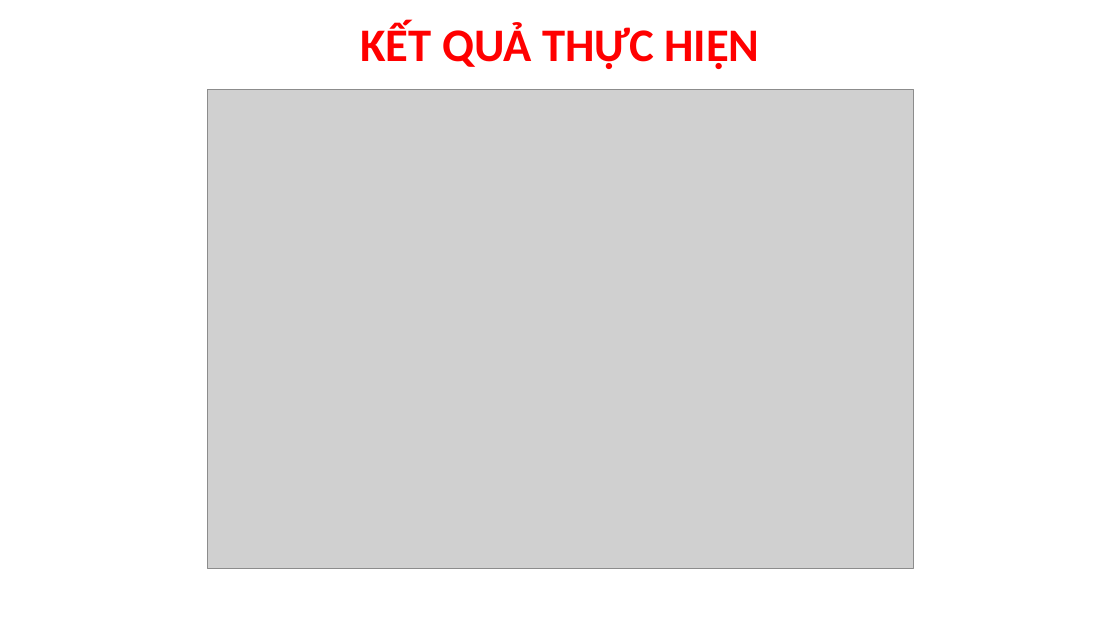
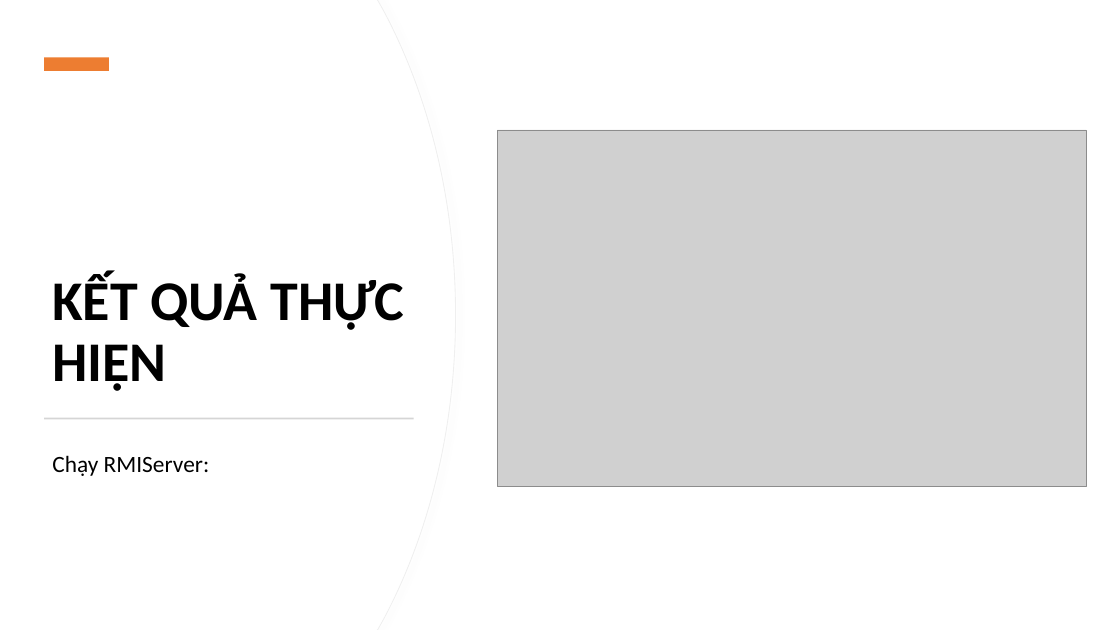
Before and after one commit to brucelee7/exam, a slide deck: slide 17 of SLIDE BAO CAO DE TAI.pptx (slide 11 before the commit). Drawn at 1120x630 pixels with LibreOffice and Linux fonts; fonts in the diff are those of the drawing; grey boxes stand for pictures. Boxes give left, top, right and bottom in pixels: in the first picture for what was removed or moved away, otherwise in the second. Text is boxed around its words. In the diff, an @@ line names an element or a change of style, - is before the commit and + after.

```diff
--- a/SLIDE BAO CAO DE TAI.pptx
+++ b/SLIDE BAO CAO DE TAI.pptx
@@ freeform shape added at (0, 0, 455, 630), fill #FFFFFF, outline #EFEFEF 0.75 pt @@
@@ freeform shape added at (0, 0, 455, 630), fill #FFFFFF @@
@@ rectangle added at (44, 58, 109, 71), fill #ED7D31 @@
@@ picture removed at (207, 89, 912, 569) @@
@@ text "KẾT QUẢ THỰC HIỆN": place and size @@
-text "KẾT QUẢ THỰC HIỆN" at (360, 22, 759, 69)
+text "KẾT QUẢ THỰC HIỆN" at (52, 273, 404, 391)
@@ text "KẾT QUẢ THỰC HIỆN" at (52, 273, 404, 391): size 40 to 48 pt, text colour #FF0000 to #000000; alignment centre to left; more space between paragraphs @@
@@ picture added at (497, 130, 1086, 486) @@
@@ rectangle added at (45, 418, 414, 419), fill #D5D5D5 @@
@@ subtitle added at (52, 455, 210, 476), 20 pt, text #000000 @@
+Chạy RMIServer:
```
Also in this commit, not shown: 3 other slides changed, 19 slides added, 7 slides removed.
